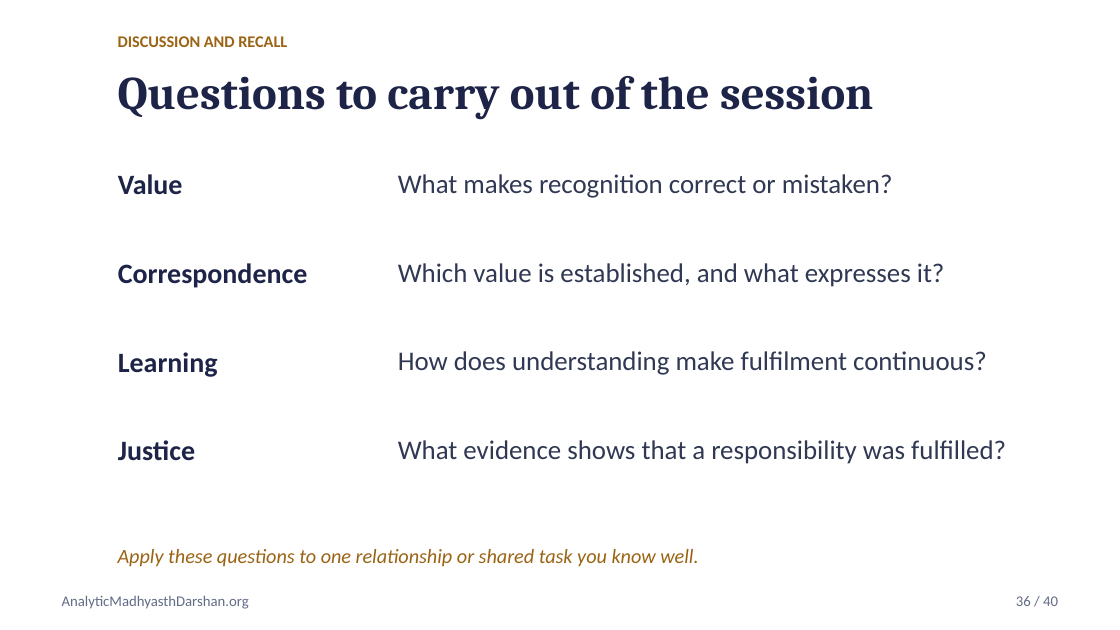
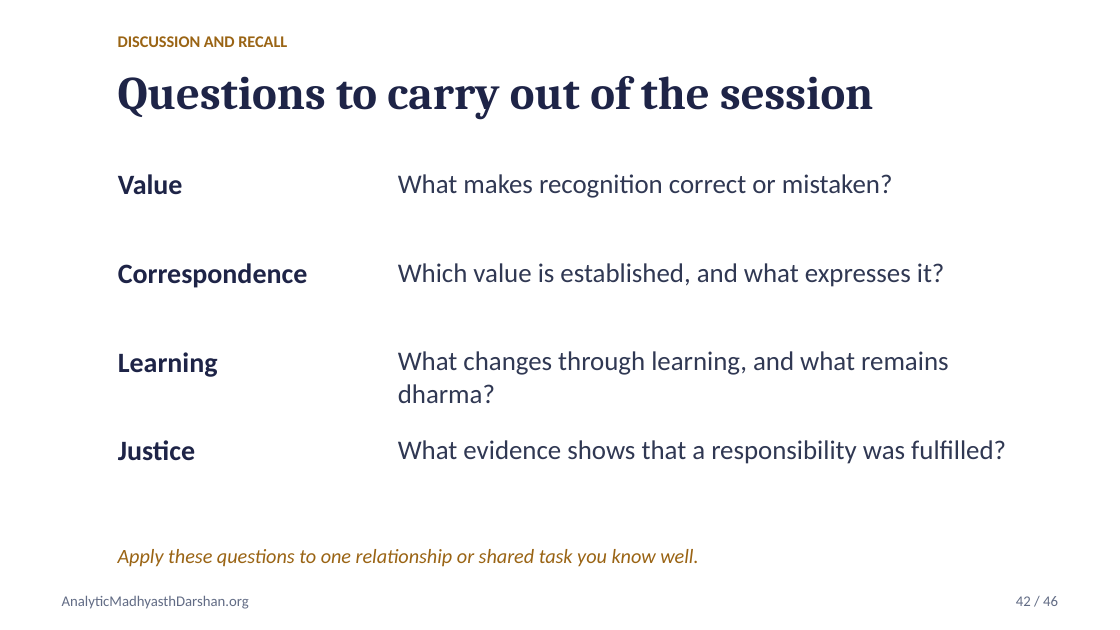
Before and after one commit to raghavamohan/AnalyticMadhyasthDarshan, a slide deck: slide 42 of Studies/Axiology-Value-Theory/Axiology-Value-Theory-Madhyasth-Darshan.pptx (slide 36 before the commit). Drawn at 1120x630 pixels with LibreOffice and Linux fonts; fonts in the diff are those of the drawing. Boxes give left, top, right and bottom in pixels: in the first picture for what was removed or moved away, otherwise in the second. Text is boxed around its words. In the diff, an @@ line names an element or a change of style, - is before the commit and + after.

```diff
--- a/Studies/Axiology-Value-Theory/Axiology-Value-Theory-Madhyasth-Darshan.pptx
+++ b/Studies/Axiology-Value-Theory/Axiology-Value-Theory-Madhyasth-Darshan.pptx
@@ text at (398,351,948,403): text changed @@
-How does understanding make fulfilment continuous?
+What changes through learning, and what remains dharma?
@@ text at (1016,596,1058,606): text changed @@
-36 / 40
+42 / 46
```
Also in this commit, not shown: 39 other slides changed, 6 slides added, 9 other files.
